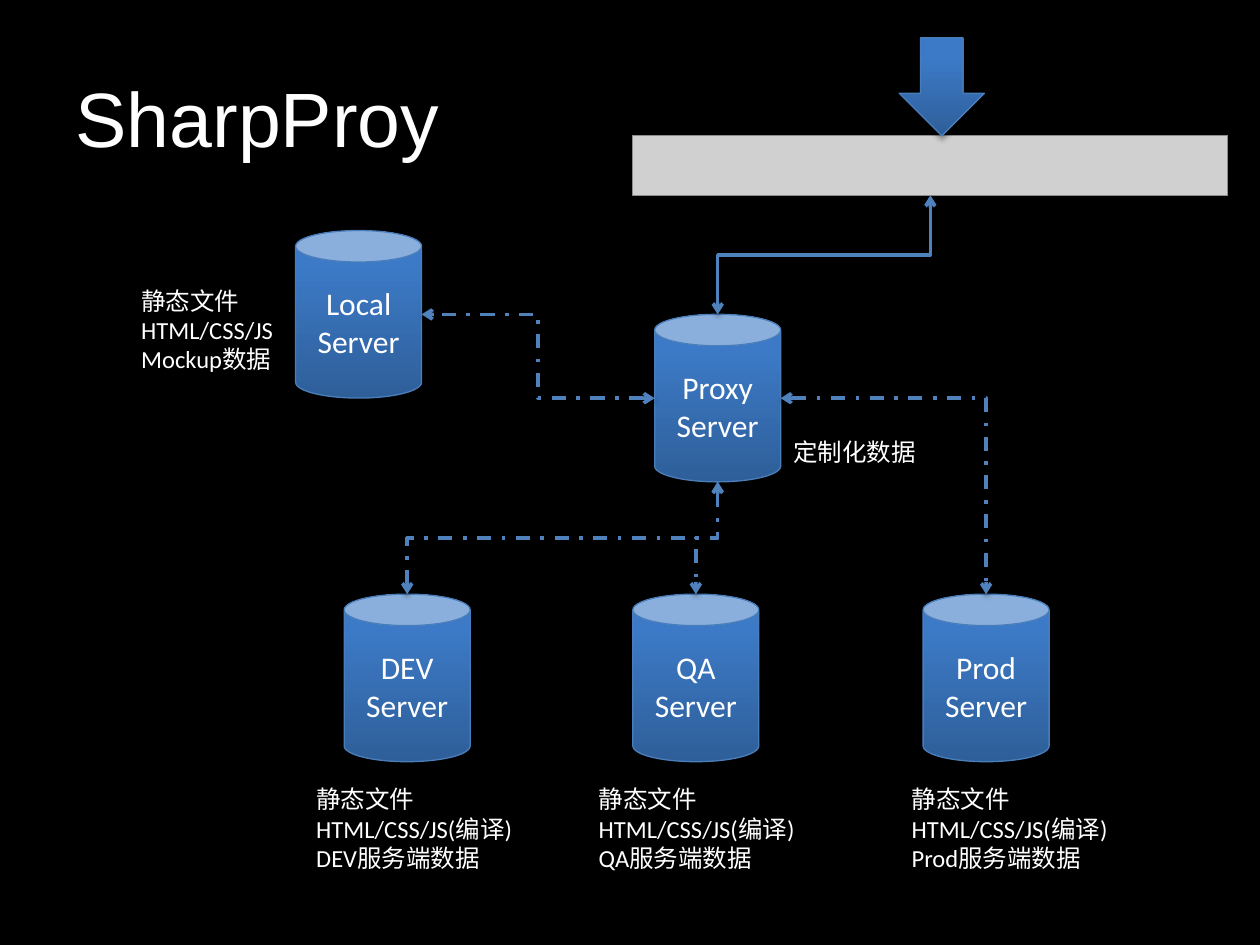
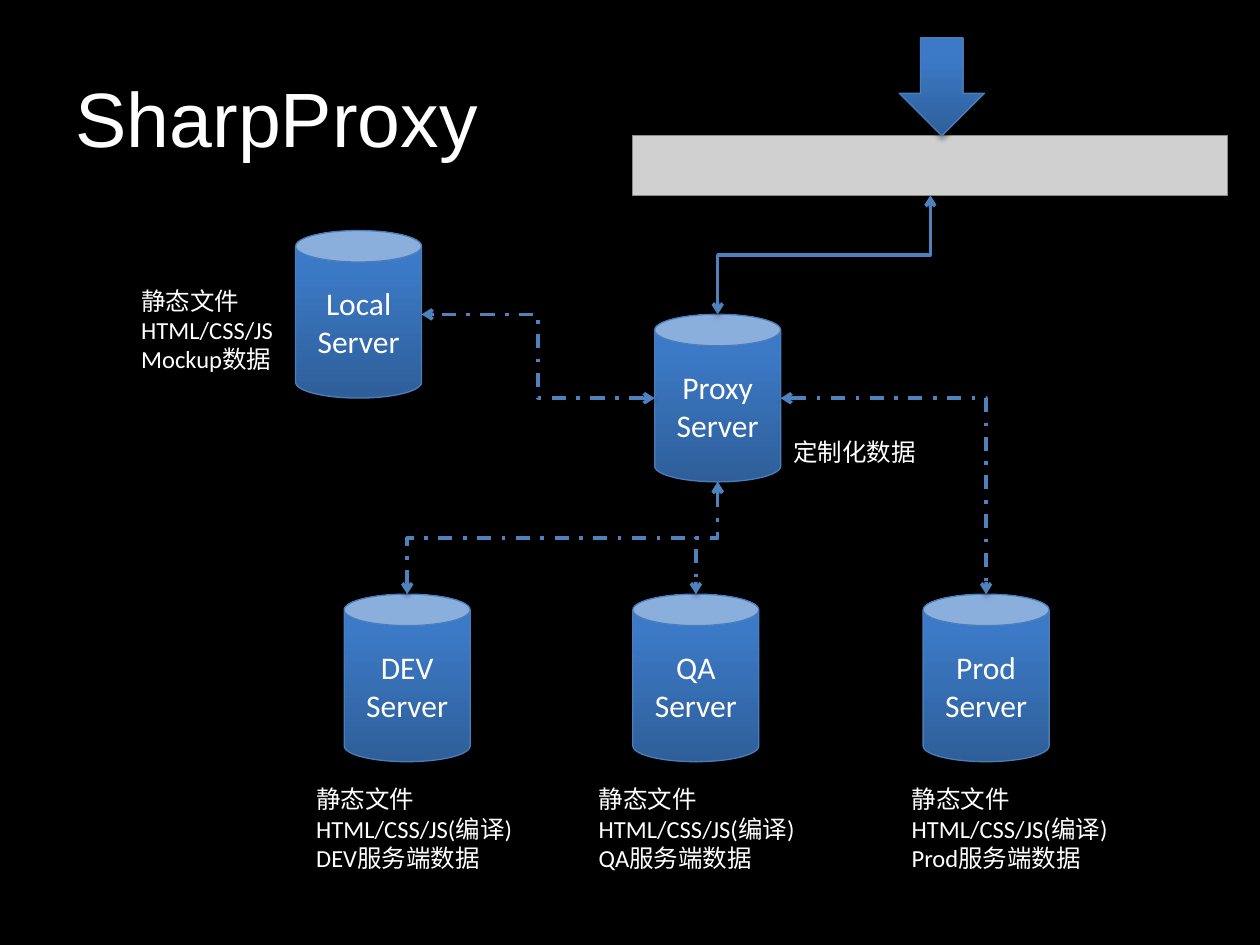
Before and after one commit to XScripter/Courses, a slide deck: slide 8 of 1. build h5 application/构建H5移动应用.pptx. Drawn at 1260x945 pixels with LibreOffice and Linux fonts; fonts in the diff are those of the drawing; grey boxes stand for pictures. Boxes give left, top, right and bottom in pixels: in the first picture for what was removed or moved away, otherwise in the second. Text is boxed around its words. In the diff, an @@ line names an element or a change of style, - is before the commit and + after.

Commit message:
fix a little

```diff
--- a/1. build h5 application/构建H5移动应用.pptx
+++ b/1. build h5 application/构建H5移动应用.pptx
@@ title at (x1=76, y1=91, x2=478, y2=162): text changed @@
-SharpProy
+SharpProxy
```
Also in this commit, not shown: 1 other slide changed.
